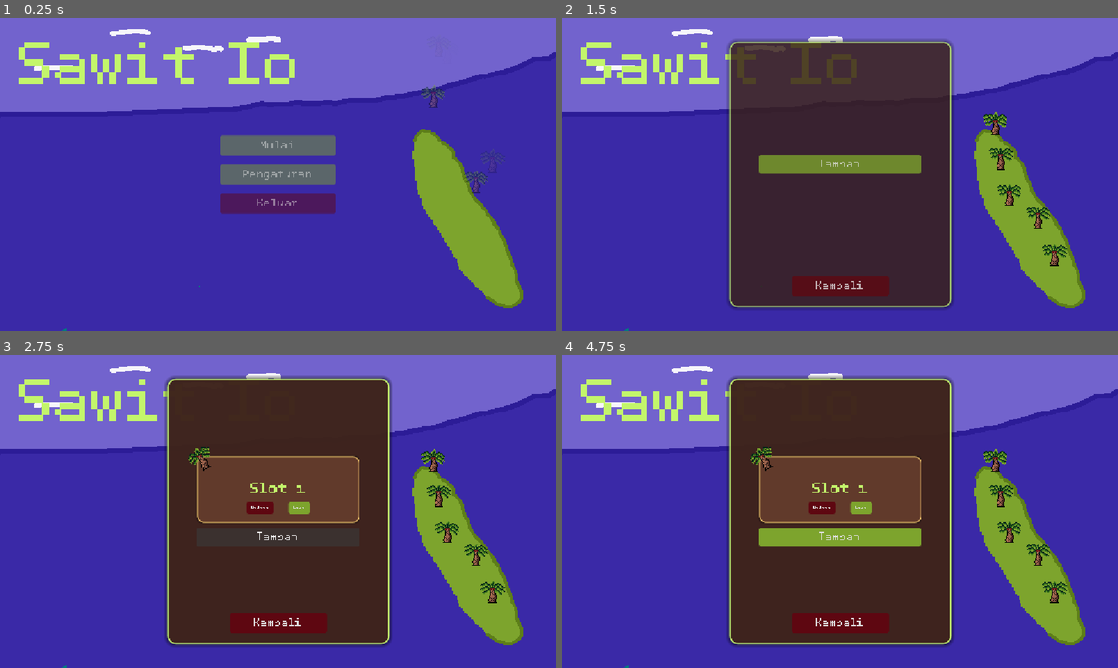
Above: before the commit, frames 1-4 (two rows, left to right).
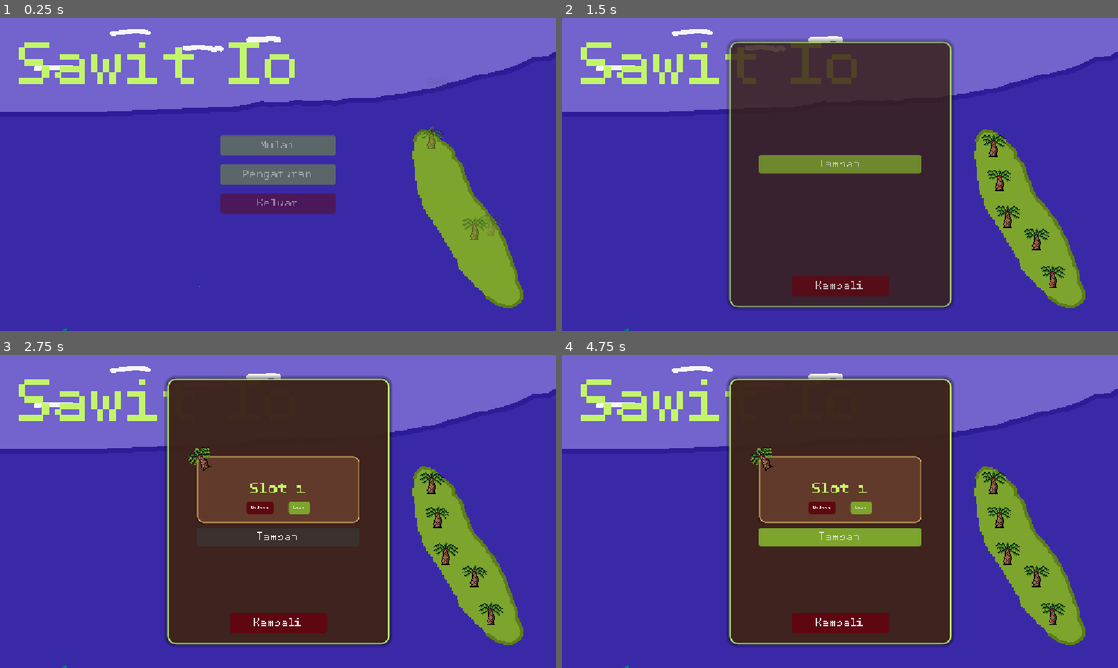
Above: after the commit, the same moments.

Repository: azizul987/Sawit-io
Game: Godot game, scene res://Scene/MainMenui.tscn
Two runs of this game, one before a commit and one after it. Both use one fixed random seed, a clock stepped at 60 frames per second and the inputs below. Sound files missing from this copy of the repository are replaced by a short silence.
Inputs (mouse positions are in pixels of both pictures, inside the frame that each line leads up to):
- Up to frame 1 (0.25 s): no input
- Up to frame 2 (1.5 s): click "Mulai" at 0.5 s; tap Enter at 1.25 s; drag from (1056, 255) to (1006, 193) at 1.27 s
- Up to frame 3 (2.75 s): click "Tambah" at 2 s
- Up to frame 4 (4.75 s): click "Kembali" at 2.75 s; click "Mulai" at 3.5 s; drag from (1040, 555) to (1001, 495) at 4.27 s

The runs differ from the first frame. In frame 1, 0.6% of the frame differs, in the area x 75-90%, y 21-71%; in frame 2, 1.5%, in the area x 75-91%, y 30-87%; in frame 3, 1.4%; in frame 4, 1.5%.

Commit message:
Fix tree spawning logic in map regions and add bulk upgrade via Ctrl
- Fix get_random_point_in_polygon constraint logic so trees properly fill unlocked regions

- Add _recent_spawned_positions in map.gd to prevent identical overlapping when mass spawning

- Add Ctrl+click bulk upgrade functionality in update_menu.gd

- Update worker/tree spawn loop logic

Diff:
--- a/Logic/skrip/global/point.gd
+++ b/Logic/skrip/global/point.gd
@@ -91,7 +91,7 @@
 func _input(event: InputEvent) -> void:
 	if Debug.is_active():
 		if event.is_action_pressed("add_coin"):
-			Point.add_point(10000000)
+			Point.add_point(100000000000000)
 		if event.is_action("delete_save"):
 			SaveManager.delete_current_save()
 
--- a/Logic/skrip/map.gd
+++ b/Logic/skrip/map.gd
@@ -141,12 +141,14 @@
 		if cam and cam.has_method("shake"):
 			cam.shake(15.0, 0.35) # Getaran kuat saat berhasil buka wilayah baru
 
+var _recent_spawned_positions: Array[Vector2] = []
+
 func spawn_pohon(silent: bool = false) -> void:
 	var wil = daftar_wilayah.filter(func(w): return w.data and w.data.terbuka_default and w.has_node("Polygon2D"))
 	if wil.is_empty(): return
 	var poly = wil.pick_random().get_node("Polygon2D")
 
-	var pt = get_random_point_in_polygon(poly)
+	var pt = get_random_point_in_polygon(poly, "sawit", 25.0)
 
 	var pohon = preload("res://Logic/object_For_skrip/sawit.tscn").instantiate()
 	pohon.is_new_spawn = not silent
@@ -157,25 +159,75 @@
 	if not silent and cam and cam.has_method("shake"):
 		cam.shake(5.0, 0.15)
 
-func get_random_point_in_polygon(poly: Polygon2D) -> Vector2:
+func get_random_point_in_polygon(poly: Polygon2D, group_to_avoid: String = "", min_dist: float = 25.0) -> Vector2:
 	var pts = poly.polygon
+	if pts.is_empty(): return Vector2.ZERO
 	var pt = pts[0]
 	var rect = Rect2(pt, Vector2.ZERO)
 	for p in pts: rect = rect.expand(p)
-	for i in 100:
+
+	var nodes_to_avoid = []
+	if group_to_avoid != "":
+		nodes_to_avoid = get_tree().get_nodes_in_group(group_to_avoid)
+
+	var poly_transform = poly.global_transform
+	var poly_offset = poly.offset
+
+	var fallback_pt = rect.get_center()
+	var found_any = false
+
+	for i in 150: # Iterasi lebih banyak untuk polygon sempit
 		pt = Vector2(randf_range(rect.position.x, rect.end.x), randf_range(rect.position.y, rect.end.y))
-		if Geometry2D.is_point_in_polygon(pt, pts) and Geometry2D.is_point_in_polygon(pt+Vector2(3,3), pts) and Geometry2D.is_point_in_polygon(pt-Vector2(3,3), pts):
-			return pt
-	return rect.get_center()
-
-func  spawn_buruh(silent: bool = false):
+
+		# Cek margin agar pohon tidak terlalu ke pinggir (spill out)
+		# 1.2 local units = ~36 global pixels, pas untuk ukuran sprite pohon
+		var m = 1.2
+		var is_inside = Geometry2D.is_point_in_polygon(pt, pts) and \
+						Geometry2D.is_point_in_polygon(pt + Vector2(m, 0), pts) and \
+						Geometry2D.is_point_in_polygon(pt - Vector2(m, 0), pts) and \
+						Geometry2D.is_point_in_polygon(pt + Vector2(0, m), pts) and \
+						Geometry2D.is_point_in_polygon(pt - Vector2(0, m), pts)
+
+		if is_inside:
+			if not found_any:
+				fallback_pt = pt
+				found_any = true
+
+			var terlalu_dekat = false
+			var posisi_global_calon = poly_transform * (pt + poly_offset)
+
+			# Cek terhadap node yang sudah ada di tree
+			if nodes_to_avoid.size() > 0:
+				for n in nodes_to_avoid:
+					if is_instance_valid(n) and n.global_position.distance_to(posisi_global_calon) < min_dist:
+						terlalu_dekat = true
+						break
+
+			# Cek terhadap pohon yang di-spawn di frame ini
+			if not terlalu_dekat:
+				for pos in _recent_spawned_positions:
+					if pos.distance_to(posisi_global_calon) < min_dist:
+						terlalu_dekat = true
+						break
+
+			if not terlalu_dekat:
+				_recent_spawned_positions.append(posisi_global_calon)
+				return pt
+
+	# Jika 150 iterasi tidak nemu yang jaraknya jauh, fallback ke titik APAPUN yang valid di dalam polygon
+	var final_global = poly_transform * (fallback_pt + poly_offset)
+	_recent_spawned_positions.append(final_global)
+	return fallback_pt
+
+func spawn_buruh(silent: bool = false):
 	var wil = daftar_wilayah.filter(func(w): return w.data and w.data.terbuka_default and w.has_node("Polygon2D"))
 	if wil.is_empty(): return
 	var poly = wil.pick_random().get_node("Polygon2D")
 
-	var pt = get_random_point_in_polygon(poly)
-	var buruh=preload("uid://c6vgmp5scevx6").instantiate()
-	buruh.is_new_spawn=not silent
+	# Buruh tidak perlu di-jarakin seketat pohon
+	var pt = get_random_point_in_polygon(poly, "", 0.0)
+	var buruh = preload("uid://c6vgmp5scevx6").instantiate()
+	buruh.is_new_spawn = not silent
 	buruh.position = poly.global_transform * (pt + poly.offset)
 	get_parent().add_child(buruh)
 	var cam := get_viewport().get_camera_2d()
--- a/Logic/skrip/sawit.gd
+++ b/Logic/skrip/sawit.gd
@@ -29,7 +29,7 @@
 	var drop_duration = randf_range(0.5, 0.85)
 
 	# Animasi jatuh dan memantul (ditambah delay & durasi random)
-	tween.tween_property(self, "position", final_position, drop_duration).set_trans(Tween.TRANS_BOUNCE).set_ease(Tween.EASE_OUT).set_delay(random_delay)
+	tween.tween_property(self, "position", final_position, drop_duration).set_trans(Tween.TRANS_BACK).set_ease(Tween.EASE_OUT).set_delay(random_delay)
 	# Animasi pudar perlahan menjadi jelas (fade in)
 	tween.tween_property(self, "modulate:a", 1.0, drop_duration * 0.8).set_delay(random_delay)
 
--- a/Scene/MainMenui.tscn
+++ b/Scene/MainMenui.tscn
@@ -166,22 +166,22 @@
 theme_override_styles/panel = SubResource("StyleBoxTexture_w84f2")
 
 [node name="sawit" parent="CanvasLayer2" unique_id=471696647 instance=ExtResource("3_a0ht3")]
-position = Vector2(1021.4305, 514.3623)
+position = Vector2(1018.1305, 558.3623)
 
 [node name="sawit2" parent="CanvasLayer2" unique_id=1617112919 instance=ExtResource("3_a0ht3")]
-position = Vector2(987.33044, 436.26227)
+position = Vector2(984.03046, 480.26227)
 
 [node name="sawit3" parent="CanvasLayer2" unique_id=1692125915 instance=ExtResource("3_a0ht3")]
-position = Vector2(987.33044, 436.26227)
+position = Vector2(984.03046, 480.26227)
 
 [node name="sawit4" parent="CanvasLayer2" unique_id=364316824 instance=ExtResource("3_a0ht3")]
-position = Vector2(927.9305, 390.0623)
+position = Vector2(924.6305, 434.0623)
 
 [node name="sawit5" parent="CanvasLayer2" unique_id=462797899 instance=ExtResource("3_a0ht3")]
-position = Vector2(910.3305, 314.1623)
+position = Vector2(907.0305, 358.1623)
 
 [node name="sawit6" parent="CanvasLayer2" unique_id=859531573 instance=ExtResource("3_a0ht3")]
-position = Vector2(898.918, 242.83435)
+position = Vector2(895.61804, 286.83435)
 
 [node name="Label" type="Label" parent="CanvasLayer2" unique_id=587695198]
 anchors_preset = 8
--- a/Ui/update_menu.gd
+++ b/Ui/update_menu.gd
@@ -79,23 +79,30 @@
 		#print("Poin Sawit tidak cukup! Butuh: ", current_price, " | Poin sekarang: ", Point.point)
 		return
 
-	Point.remove_point(current_price)
+	var max_buys = 1
+	if Input.is_key_pressed(KEY_CTRL):
+		max_buys = 9999
 
-	var upgrade_success: bool = upgrade_data.upgrade()
+	var bought = 0
+	while not upgrade_data.is_max_level() and Point.point >= upgrade_data.get_discounted_price() and bought < max_buys:
+		Point.remove_point(upgrade_data.get_discounted_price())
+		upgrade_data.upgrade()
+		bought += 1
 
-	if not upgrade_success:
+	if bought == 0:
 		return
 
 	button.refresh()
 	var total_unlocked := 0
 	for u in upgrade_database.upgrades: if u and u.is_unlocked(): total_unlocked += 1
 	if total_unlocked != upgrade_container.get_child_count(): generate_upgrade_buttons()
-	if upgrade_data.upgrade_name == "Jumlah Sawit":
-		var map = get_tree().current_scene.get_node_or_null("map")
-		if map: map.spawn_pohon()
-	if  upgrade_data.upgrade_name=="Rekrut":
-		var map=get_tree().current_scene.get_node_or_null("map")
-		if map: map.spawn_buruh()
+
+	var map = get_tree().current_scene.get_node_or_null("map")
+	if map:
+		for i in bought:
+			if upgrade_data.upgrade_name == "Jumlah Sawit" or upgrade_data.upgrade_name == "Pohon Sawit": map.spawn_pohon()
+			if upgrade_data.upgrade_name == "Rekrut": map.spawn_buruh()
+
 	# Hitung ulang seluruh stats efek pasca upgrade!
 	Point.recalculate_stats(upgrade_database.upgrades)
 	SaveManager.save_upgrades(upgrade_database)
